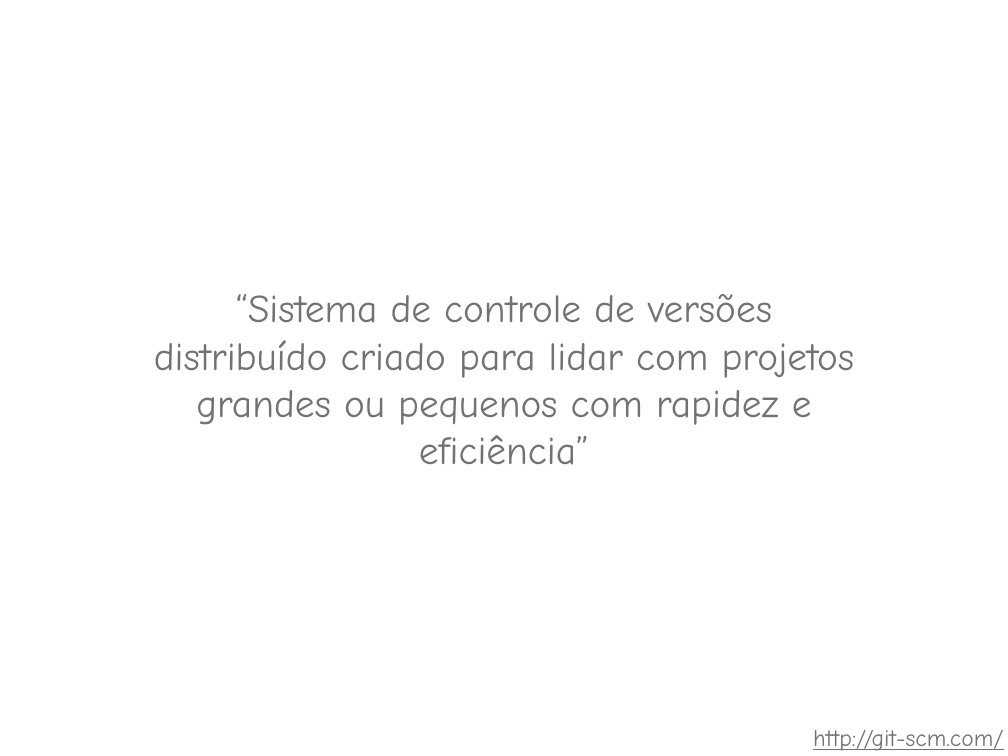
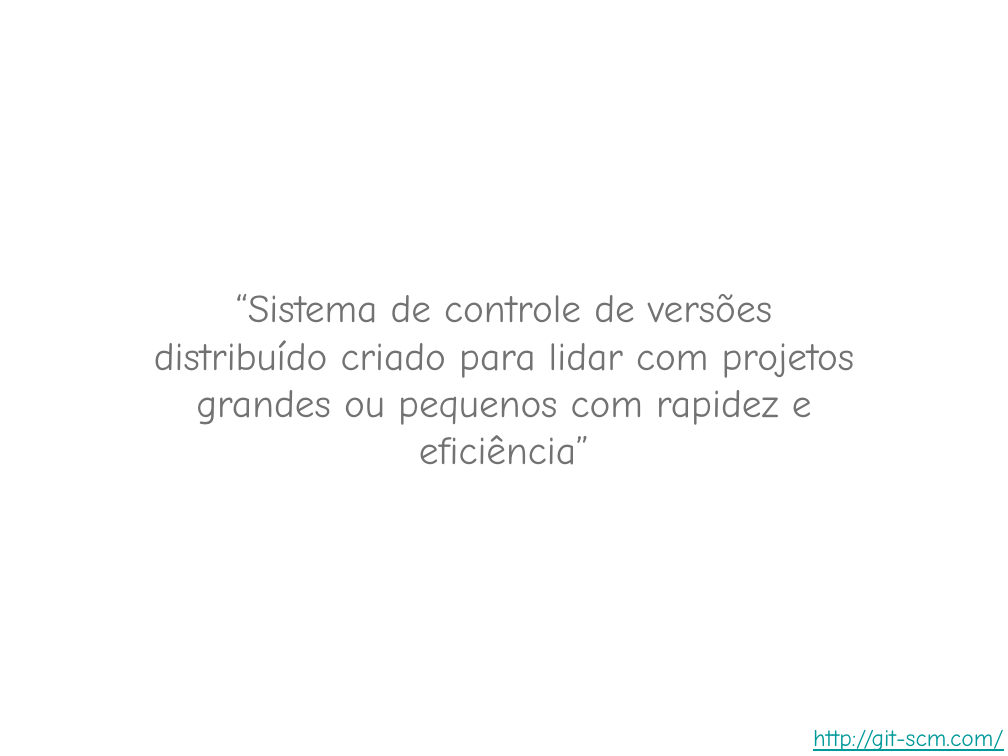
Before and after one commit to fernandocastor/aulas_floss, a slide deck: slide 3 of 07_Git/git.introducao.ppt. Drawn at 1008x756 pixels with LibreOffice and Linux fonts; fonts in the diff are those of the drawing; background and template pictures are left out. Boxes give left, top, right and bottom in pixels: in the first picture for what was removed or moved away, otherwise in the second. Text is boxed around its words. In the diff, an @@ line names an element or a change of style, - is before the commit and + after.

```diff
--- a/07_Git/git.introducao.ppt
+++ b/07_Git/git.introducao.ppt
@@ text "http://git-scm.com/" at (813,730,1004,751): text colour #727272 to #009999 @@
```
Also in this commit, not shown: 7 other slides changed, 1 slide added.
